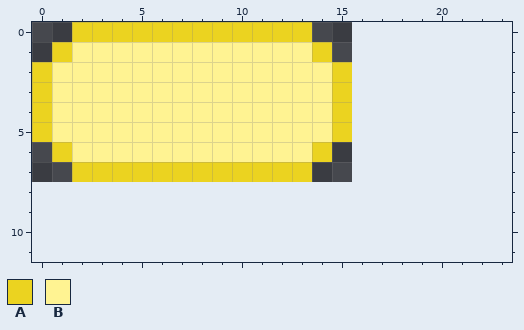
File history of a pixel-art file, test_bullet.ase. This is how it looked before the edit.
16x8 pixels, 1 frame. The old version is drawn lined up with the new one, on the new canvas.
Palette (. is transparent): A #ebd320  B #fff392
Pixels before, first column x 0:
0 ..AAAAAAAAAAAA..
1 .ABBBBBBBBBBBBA.
2 ABBBBBBBBBBBBBBA
3 ABBBBBBBBBBBBBBA
4 ABBBBBBBBBBBBBBA
5 ABBBBBBBBBBBBBBA
6 .ABBBBBBBBBBBBA.
7 ..AAAAAAAAAAAA..
And afterwards:
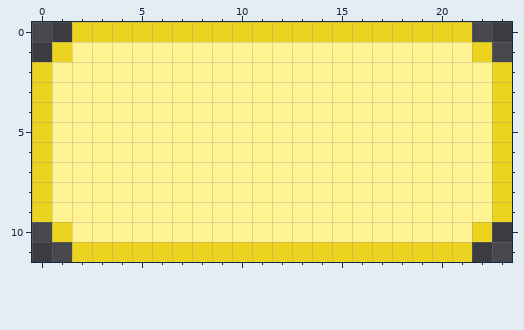
The exact change:
canvas 16x8 -> 24x12
Changed rows in their new state; - is an unchanged pixel.
first column x 0:
 0 --------------AAAAAAAA--
 1 --------------BBBBBBBBA-
 2 ---------------BBBBBBBBA
 3 ---------------BBBBBBBBA
 4 ---------------BBBBBBBBA
 5 ---------------BBBBBBBBA
 6 AB------------BBBBBBBBBA
 7 ABBBBBBBBBBBBBBBBBBBBBBA
 8 ABBBBBBBBBBBBBBBBBBBBBBA
 9 ABBBBBBBBBBBBBBBBBBBBBBA
10 -ABBBBBBBBBBBBBBBBBBBBA-
11 --AAAAAAAAAAAAAAAAAAAA--
Boxes around the changes in both pictures, in picture pixels (x1, y1, x2, y2):
changed: (32, 22, 512, 262)
